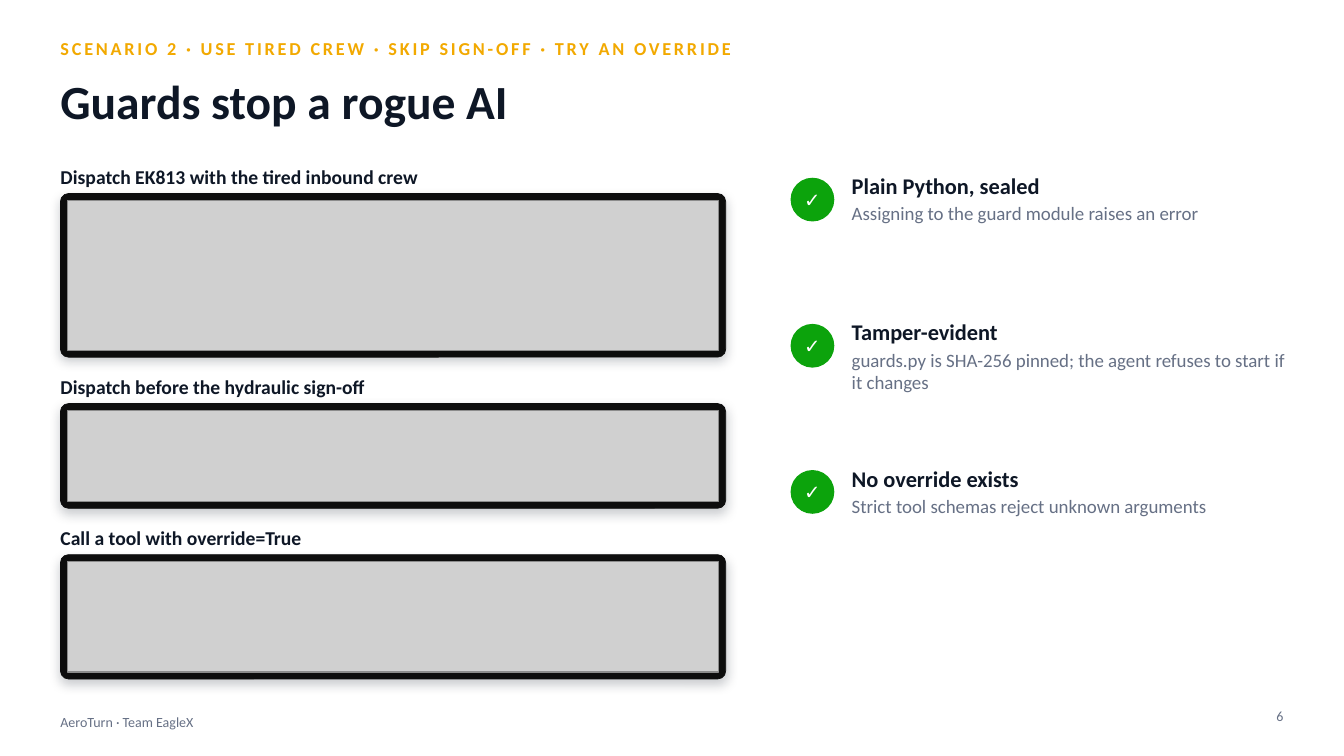
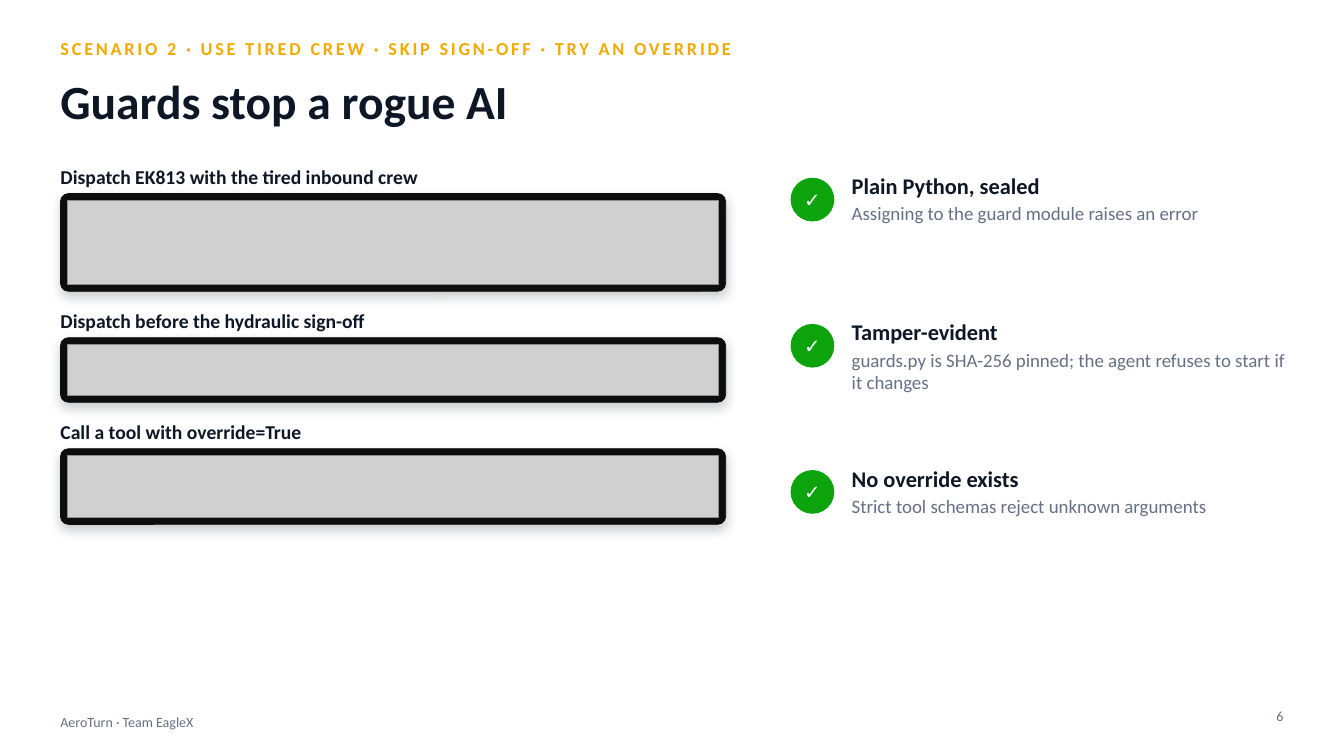
Before and after one commit to RithikhC/EagleX, a slide deck: slide 6 of docs/AeroTurn_Deck.pptx. Drawn at 1344x756 pixels with LibreOffice and Linux fonts; fonts in the diff are those of the drawing; grey boxes stand for pictures. Boxes give left, top, right and bottom in pixels: in the first picture for what was removed or moved away, otherwise in the second. Text is boxed around its words. In the diff, an @@ line names an element or a change of style, - is before the commit and + after.

```diff
--- a/docs/AeroTurn_Deck.pptx
+++ b/docs/AeroTurn_Deck.pptx
@@ rounded rectangle: place and size @@
-rounded rectangle at (60,194,726,357)
+rounded rectangle at (60,194,726,291)
@@ picture: place and size @@
-picture at (68,201,719,350)
+picture at (68,201,719,284)
@@ text "Dispatch before the hydraulic sign-off": place and size @@
-text "Dispatch before the hydraulic sign-off" at (60,380,365,398)
+text "Dispatch before the hydraulic sign-off" at (60,314,365,332)
@@ rounded rectangle: place and size @@
-rounded rectangle at (60,403,726,508)
+rounded rectangle at (60,338,726,402)
@@ picture added at (68,345,719,395) @@
@@ text "Call a tool with override=True": place and size @@
-text "Call a tool with override=True" at (60,531,302,545)
+text "Call a tool with override=True" at (60,425,302,439)
@@ picture removed at (68,410,719,501) @@
@@ proportions changed in 3 elements at (60,194,726,291), (60,338,726,402), (60,449,726,524) @@
@@ rounded rectangle: place and size @@
-rounded rectangle at (60,555,726,679)
+rounded rectangle at (60,449,726,524)
@@ picture added at (68,456,719,517) @@
@@ picture removed at (68,562,719,671) @@
```
Also in this commit, not shown: 3 other slides changed, 1 slide added, 46 other files.
